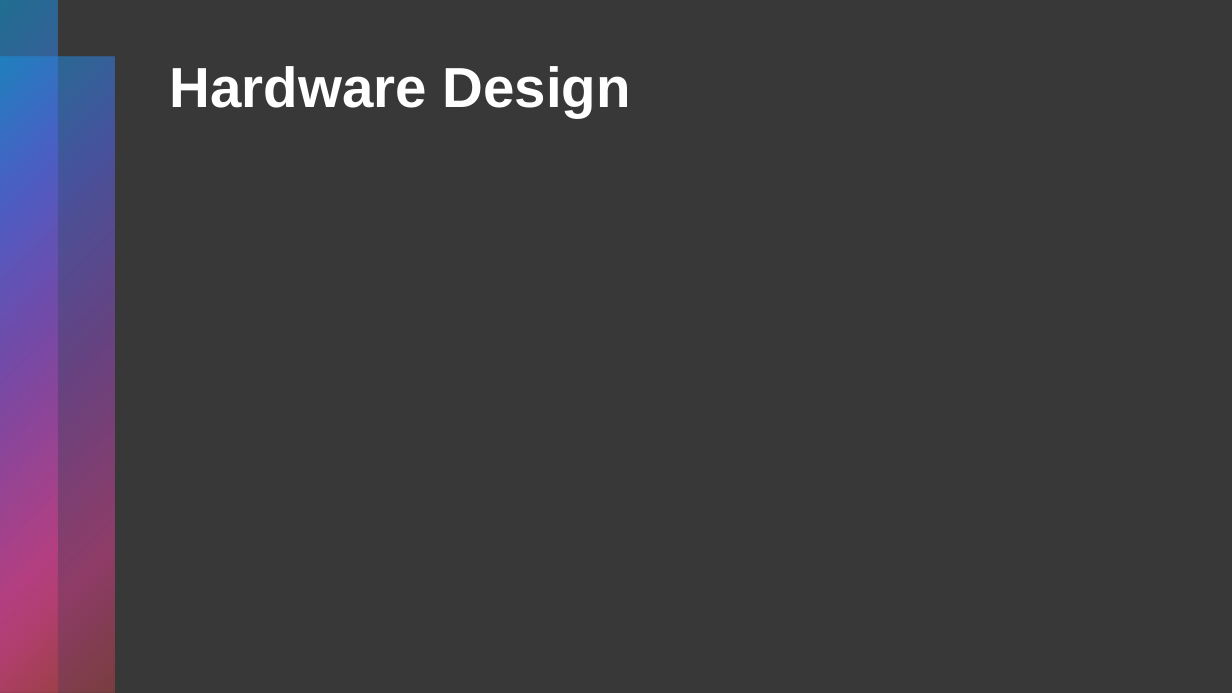
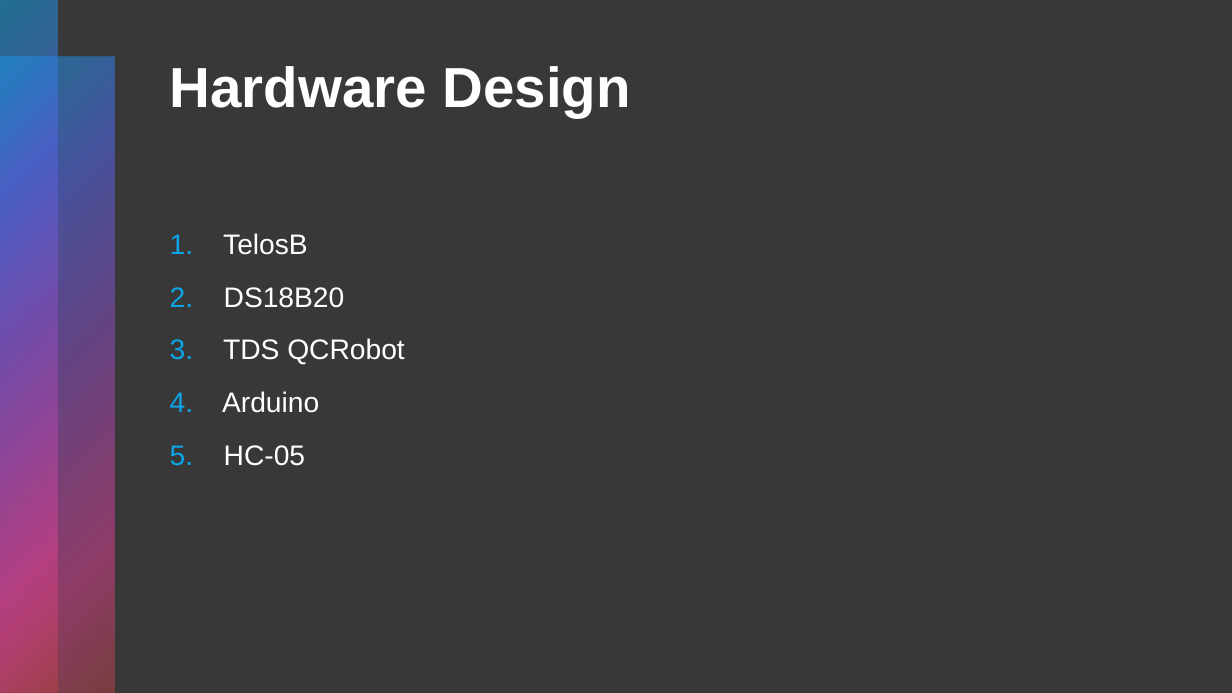
Before and after one commit to gubbriaco/water-analysis, a slide deck: slide 6 of presentation.pptx. Drawn at 1232x693 pixels with LibreOffice and Linux fonts; fonts in the diff are those of the drawing. Boxes give left, top, right and bottom in pixels: in the first picture for what was removed or moved away, otherwise in the second. Text is boxed around its words. In the diff, an @@ line names an element or a change of style, - is before the commit and + after.

```diff
--- a/presentation.pptx
+++ b/presentation.pptx
@@ text added at [222, 233, 404, 466], 22 pt, text #FFFFFF @@
+1. TelosB
+2. DS18B20
+3. TDS QCRobot
+4. Arduino
+5. HC-05
```
Also in this commit, not shown: 26 slides added, 1 slide removed.
